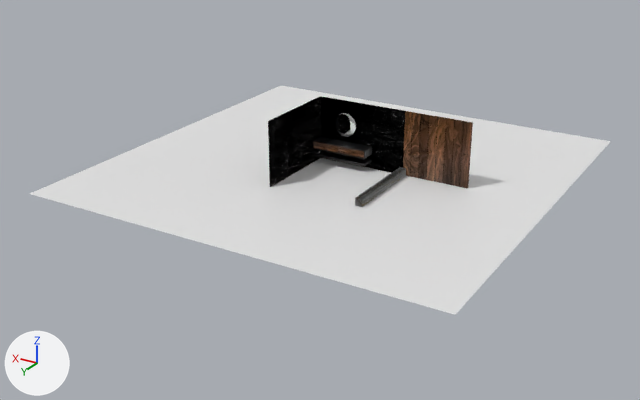
One commit to the Blender file Blender/projects/architect/project1/Bathroom1.blend: the scene before it, then after it.
The view is the same before and after, from a 50 mm camera at (-68.5, 121.3, 53.4) aimed at (1.0, 5.5, -4.5). Lighting does not change. The marker at lower left points along +X, +Y and +Z.
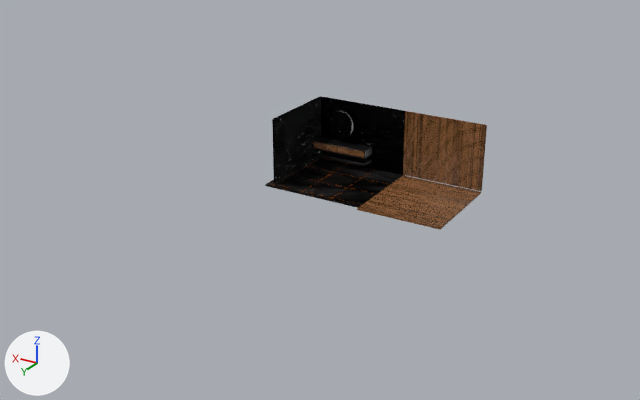
Where the change shows, as pixel boxes [x1, y1, x2, y2] in the pictures (640 x 400 px):
'Plane', deleted: before [30, 86, 611, 315]
'Cube.009', surface changed, moved, rescaled (20% wider): before [403, 111, 473, 188]; after [403, 111, 487, 191]
'Cube.010', surface changed, moved, turned, rescaled: before [357, 168, 406, 204]; after [357, 175, 481, 230]
'Cube.011', surface changed, moved, rescaled: before [355, 167, 406, 207]; after [265, 158, 405, 208]
'Cube.006', moved, rescaled (7% narrower): before [268, 96, 322, 187]; after [272, 96, 322, 184]
'Cylinder', reshaped, moved, turned, rescaled: before [335, 113, 356, 137]; after [330, 111, 354, 138]
'Cube.001', surface changed: [351, 149, 364, 158] in both
'Cube.004', surface changed: [338, 147, 351, 155] in both
'Cube.003', surface changed: [326, 144, 338, 153] in both
part 3 of me_cube_015, cut back: before [357, 168, 406, 204]; after [357, 192, 481, 230]
part 4 of me_cube_015, recoloured (brown): after [358, 175, 480, 228]

Edits to the bpy script that builds the scene:
```text
Change mat_wooddrawer:
    add n4 = _N.new('ShaderNodeBump'); n4.name = 'Bump'
    add n4.inputs[0].default_value = 0.242  # 'Strength'
    add n4.inputs[1].default_value = 1.0  # 'Distance'
    add n4.inputs[2].default_value = 1.0  # 'Filter Width'
    add n3 = _N.new('ShaderNodeTexImage'); n3.name = 'Image Texture.002'
    add n3.image = img_3_normal_jpg
    add n1 = _N.new('ShaderNodeTexCoord'); n1.name = 'Texture Coordinate'
    remove n1 = _N.new('ShaderNodeTexCoord'); n1.name = 'Texture Coordinate'
    where n2 = _N.new('ShaderNodeTexBrick'); n2.name = 'Brick Texture'
    remove n3 = _N.new('ShaderNodeTexImage'); n3.name = 'Image Texture.002'
    remove n3.image = img_3_normal_jpg
    remove n4 = _N.new('ShaderNodeBump'); n4.name = 'Bump'
    remove n4.inputs[0].default_value = 0.542  # 'Strength'
    remove n4.inputs[1].default_value = 1.0  # 'Distance'
    remove n4.inputs[2].default_value = 1.0  # 'Filter Width'
    n2.inputs[2].default_value: (0.0, 0.0, 0.0, 1.0) -> (0.377, 0.167, 0.0642, 1.0)  # 'Color2', black #000000 -> 'Color2', brown #a57248
    add n2.inputs[3].default_value = (0.0265, 0.00858, 0.0, 1.0)  # 'Mortar', brown #2d1700
    n2.inputs[5].default_value: 0.015 -> 0.009  # 'Mortar Size'
    n2.inputs[8].default_value: 5.1 -> 5.3  # 'Brick Width'
    n2.inputs[9].default_value: 0.62 -> 0.05  # 'Row Height'
    add n6 = _N.new('ShaderNodeTexImage'); n6.name = 'Image Texture'
    add n6.image = img_3_jpg
    remove n6 = _N.new('ShaderNodeTexImage'); n6.name = 'Image Texture'
    remove n6.image = img_3_jpg
    remove n7 = _N.new('ShaderNodeOutputMaterial'); n7.name = 'Material Output'
    add n7 = _N.new('ShaderNodeOutputMaterial'); n7.name = 'Material Output'
Change mat_material_001:
    remove # nodes: BsdfPrincipled, OutputMaterial, TexImage
    remove # uses the picture img_marblebathtub_jpg
    nodes: BsdfPrincipled, Mapping, OutputMaterial, TexBrick, TexCoord, TexImage x2
    colours: black #000000, orange #cc6700
    uses the picture img_3_specular_jpg
    uses the picture img_marblewall_png
Change me_cylinder:
    used by ob_cylinder; location = (0.0, -1.0, 6.8); rotation_euler = (-1.571, 1.571, 0.0), in degrees (-90, 90, 0); scale = (2.18, 2.18, 0.252)
    remove me_cylinder.from_pydata(...)  # 64 vertices, 34 faces; spans x -1.0..1.0, y -1.0..1.0, z -1.0..1.0
    add me_cylinder.from_pydata(...)  # 6914 vertices, 6912 faces; spans x -0.99..0.99, y -0.99..0.99, z -1.0..1.0
    me_cylinder part 2: 64 vertices removed from x -1.0..1.0, y -1.0..1.0, z -1.0..1.0; 6914 vertices added at x -0.99..0.99, y -0.99..0.99, z -1.0..1.0
    add me_cylinder.materials.append(mat_material_004)  # black #101010
Change me_cube_005:
    used by ob_cube_009; location = (-16.3, -1.4, 5.4); scale = (5.66, -0.113, 5.4)
    verts and faces of me_cube_005; kept vertices keep their numbers, new ones are numbered from 8
    remove me_cube_005.from_pydata(...)  # 8 vertices, 6 faces; spans x -1.0..1.0, y -1.0..1.0, z -1.0..1.0
    add me_cube_005.from_pydata(...)  # 8 vertices, 5 faces; spans x -0.74..1.0, y -1.0..1.0, z -1.0..1.0
    me_cube_005 part 1
    add delete_faces([(0, 1, 3, 2)])
    add for i in [*range(0, 4)]: verts[i] += (0.26, 0.0, 0.0)
Change me_cube_015:
    used by ob_cube_010; location = (-10.7, 6.1, 0.7); scale = (0.594, 7.46, 0.594)
    remove me_cube_015.from_pydata(...)  # 20 vertices, 18 faces; spans x -1.0..1.0, y -1.0..1.0, z -1.0..1.0
    add me_cube_015.from_pydata(...)  # 8 vertices, 5 faces; spans x -0.74..1.0, y -1.0..1.0, z -1.0..1.0
    me_cube_015 part 3
    12 vertices are removed from x -1.0..1.0, y -0.46..0.51, z -1.0..1.0
    16 faces are deleted
    4 vertices in x -1.0, y -1.0..1.0, z -1.0..1.0 move by (0.26, 0.0, 0.0)
    3 new faces join them
    me_cube_015 part 4: 2 faces spanning x -0.74..1.0, y -1.0..1.0, z -1.0..1.0 switch from mat_material_003 (picture img_marblebathtub_jpg) to mat_wooddrawer
Remove ob_plane:
    ob_plane = bpy.data.objects.new('Plane', me_plane)
Change ob_cylinder:
    ob_cylinder.location: (0.0, -1.0, 6.8) -> (0.0, 0.2, 7.3)
    ob_cylinder.rotation_euler: (-1.571, 1.571, 0.0) -> (1.571, 0.0, 0.0)  # degrees (-90, 90, 0) -> degrees (90, 0, 0)
    ob_cylinder.scale: (2.18, 2.18, 0.252) -> (2.24, 2.24, 0.16)
Change ob_cube_006:
    ob_cube_006.location: (9.6, 9.3, 4.8) -> (9.6, 8.4, 4.8)
    ob_cube_006.scale: (4.72, 4.76, 4.76) -> (4.38, 4.76, 4.76)
Change ob_cube_009:
    ob_cube_009.location: (-16.3, -1.4, 5.4) -> (-18.5, -1.4, 5.4)
    ob_cube_009.scale: (5.66, -0.113, 5.4) -> (7.8, -0.113, 5.4)
Change ob_cube_010:
    ob_cube_010.location: (-10.7, 6.1, 0.7) -> (-17.5, 5.3, -0.2)
    ob_cube_010.rotation_euler: (0.0, 0.0, 0.0) -> (1.571, 0.0, 1.571)  # degrees (0, 0, 0) -> degrees (90, 0, 90)
    ob_cube_010.scale: (0.594, 7.46, 0.594) -> (8.94, -0.13, 6.73)
Change ob_cube_011:
    ob_cube_011.location: (-10.7, 6.1, 0.7) -> (-1.7, 5.4, -0.2)
    ob_cube_011.scale: (0.594, 7.46, 0.594) -> (8.99, 8.08, 0.143)
```
